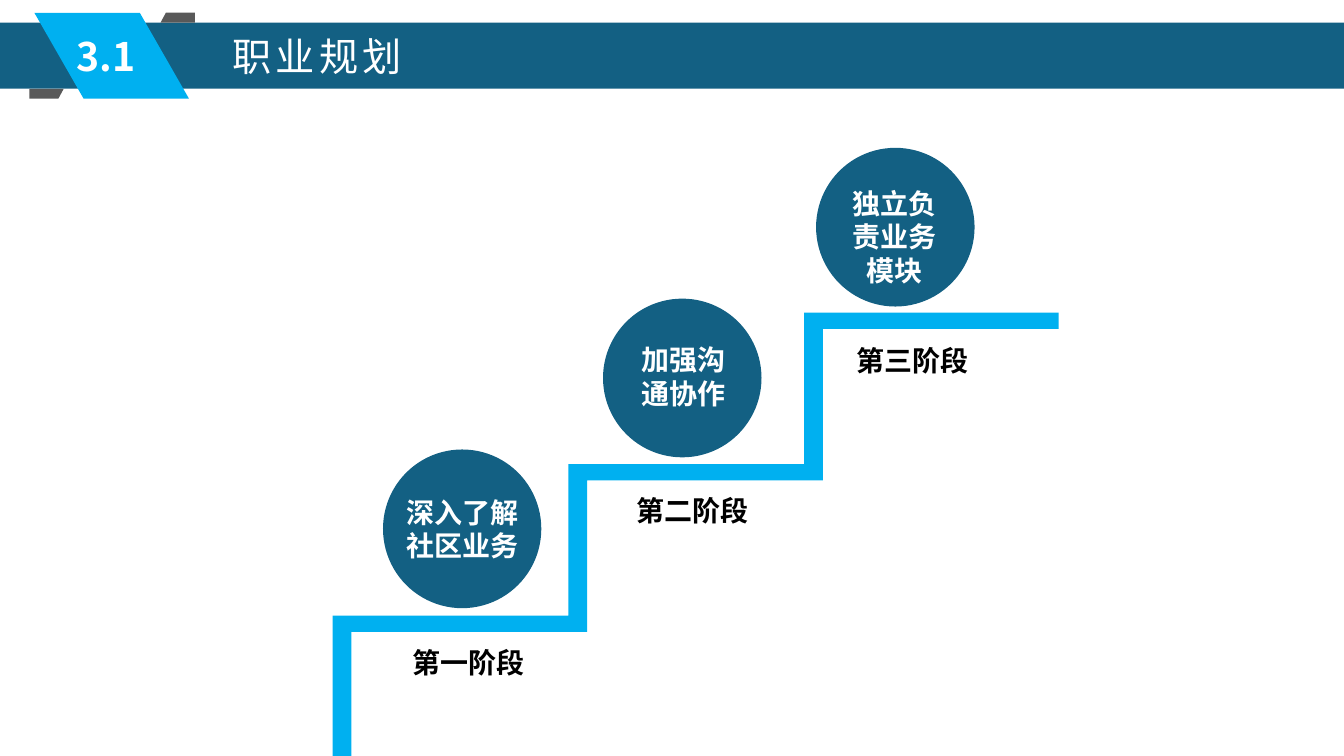
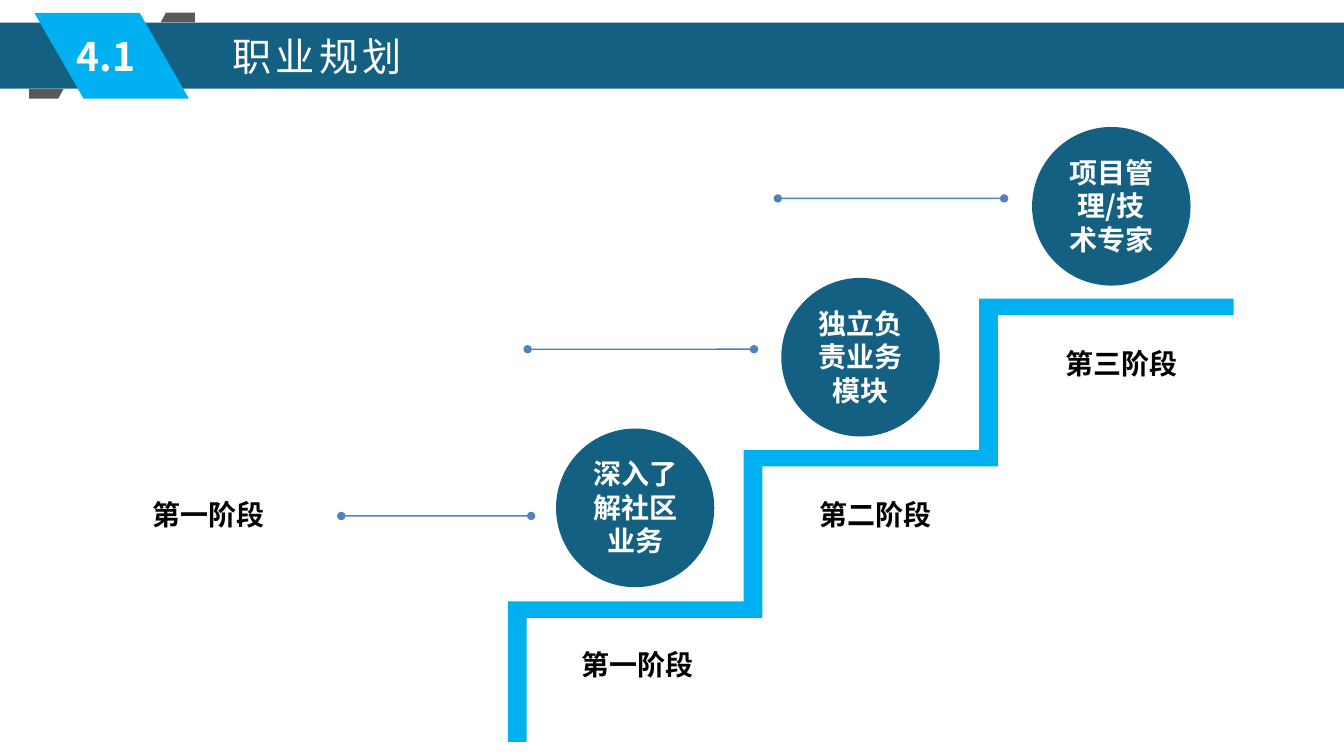
Before and after one commit to xljnc/husky-starter, a slide deck: slide 15 of doc/zzdb.pptx. Drawn at 1344x756 pixels with LibreOffice and Linux fonts; fonts in the diff are those of the drawing. Boxes give left, top, right and bottom in pixels: in the first picture for what was removed or moved away, otherwise in the second. Text is boxed around its words. In the diff, an @@ line names an element or a change of style, - is before the commit and + after.

```diff
--- a/doc/zzdb.pptx
+++ b/doc/zzdb.pptx
@@ text at [77,42,136,72]: text changed @@
-3.1
+4.1
@@ ellipse removed at [817,148,975,307] @@
@@ ellipse added at [1032,127,1191,285], fill #136083, 20 pt, text #FFFFFF, bold @@
+项目管理/技术专家
@@ double arrow added from (1004, 199) to (778, 199), #4F81BD 0.99 pt @@
@@ freeform shape: place and size @@
-freeform shape at [333,313,1059,756]
+freeform shape at [508,298,1234,742]
@@ ellipse removed at [603,298,761,457] @@
@@ ellipse "独立负责业务模块" at [781,278,940,437]: fill none to #136083 @@
@@ ellipse "独立负责业务模块": place and size @@
-ellipse "独立负责业务模块" at [852,190,936,284]
+ellipse "独立负责业务模块" at [781,278,940,437]
@@ double arrow added from (754, 349) to (527, 349), #4F81BD 0.99 pt @@
@@ text removed at [641,346,725,407] @@
-加强沟通协作
@@ text "第三阶段": place and size @@
-text "第三阶段" at [857,347,969,374]
+text "第三阶段" at [1065,350,1177,377]
@@ ellipse "深入了解社区业务": place and size @@
-ellipse "深入了解社区业务" at [406,499,518,559]
+ellipse "深入了解社区业务" at [557,429,715,587]
@@ ellipse "深入了解社区业务" at [557,429,715,587]: fill none to #136083 @@
@@ ellipse removed at [383,450,541,608] @@
@@ text added at [153,501,265,528], 20 pt, text #000000, bold @@
+第一阶段
@@ text "第二阶段": place and size @@
-text "第二阶段" at [637,497,749,524]
+text "第二阶段" at [819,501,931,528]
@@ double arrow added from (531, 516) to (342, 516), #4F81BD 0.99 pt @@
@@ text "第一阶段": place and size @@
-text "第一阶段" at [412,649,524,676]
+text "第一阶段" at [581,651,693,678]
```
Also in this commit, not shown: 12 other slides changed, 1 slide added, 1 slide removed.
